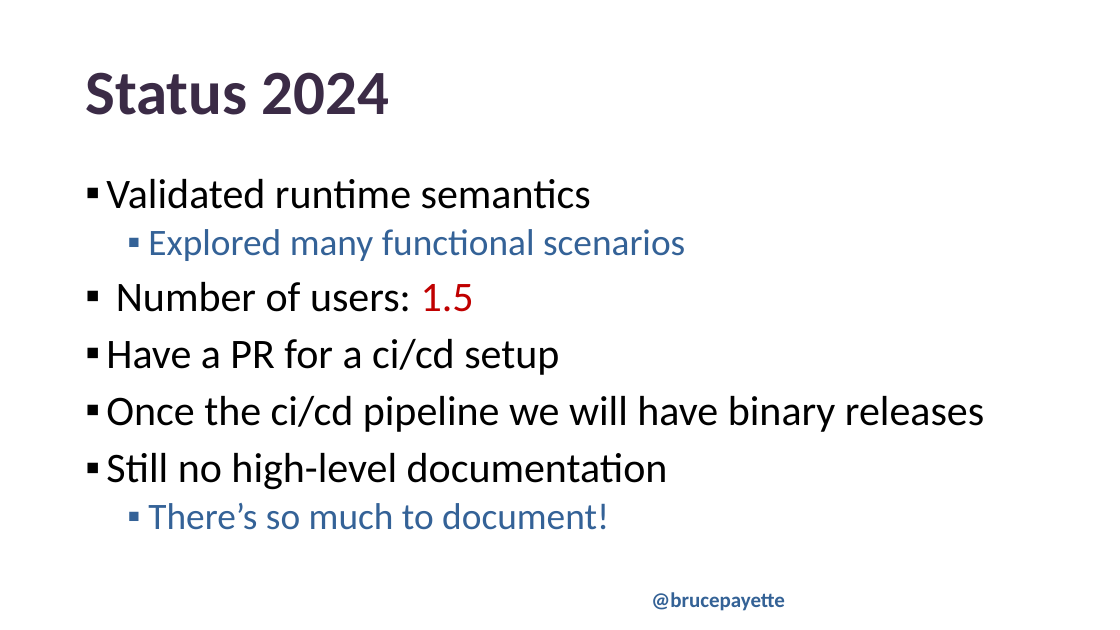
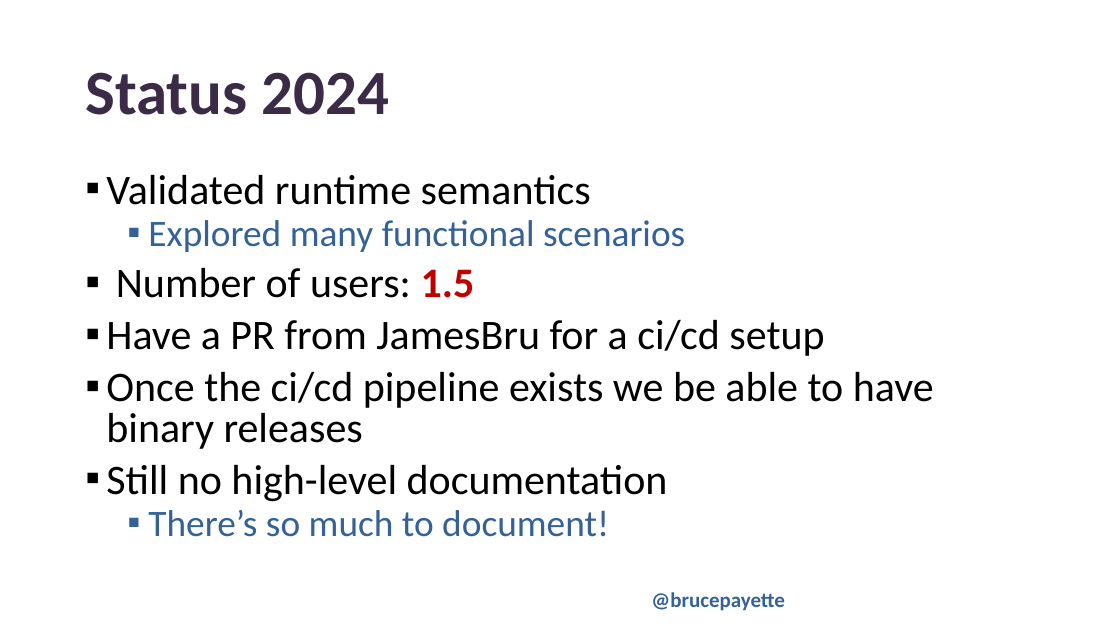
Before and after one commit to BrucePay/PSConfEU2024, a slide deck: slide 10 of payette_2024_braid.pptx. Drawn at 1120x630 pixels with LibreOffice and Linux fonts; fonts in the diff are those of the drawing; background and template pictures are left out. Boxes give left, top, right and bottom in pixels: in the first picture for what was removed or moved away, otherwise in the second. Text is boxed around its words. In the diff, an @@ line names an element or a change of style, - is before the commit and + after.

```diff
--- a/payette_2024_braid.pptx
+++ b/payette_2024_braid.pptx
@@ text at (106, 175, 685, 537): bold on in "1.5"; line spacing 0.9 to 0.8 @@
@@ text at (106, 320, 934, 449): text changed @@
-▪ Have a PR for a ci/cd setup
-▪ Once the ci/cd pipeline we will have binary releases
+▪ Have a PR from JamesBru for a ci/cd setup
+▪ Once the ci/cd pipeline exists we be able to have binary releases
```
Also in this commit, not shown: 6 other slides changed, 3 slides added, 1 other file.
